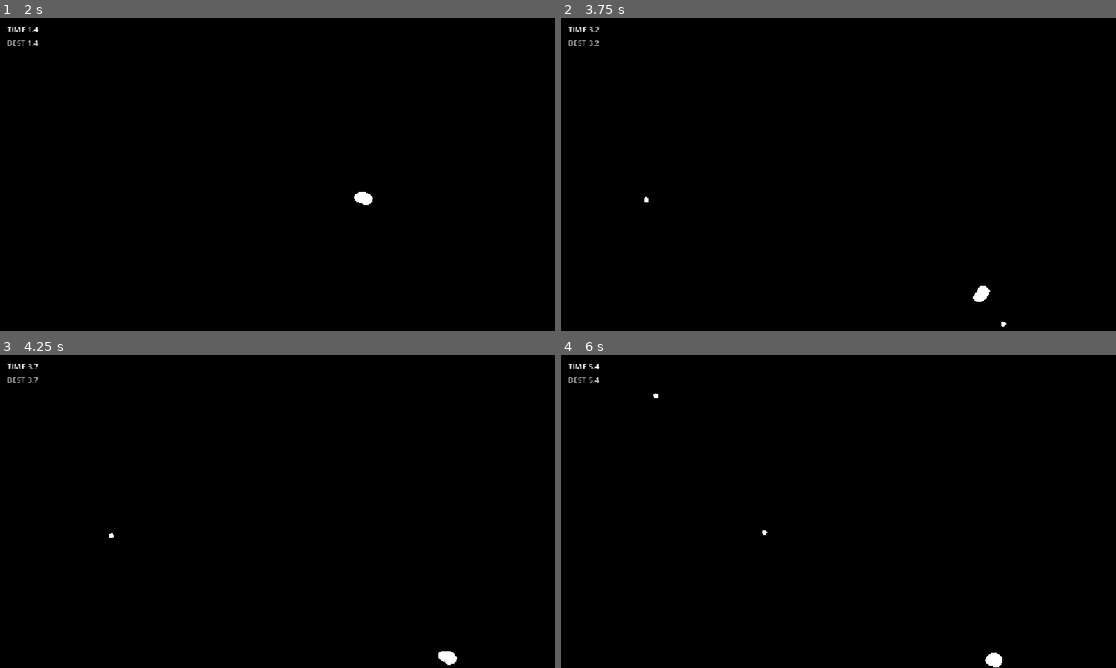
Above: before the commit, frames 1-4 (two rows, left to right).
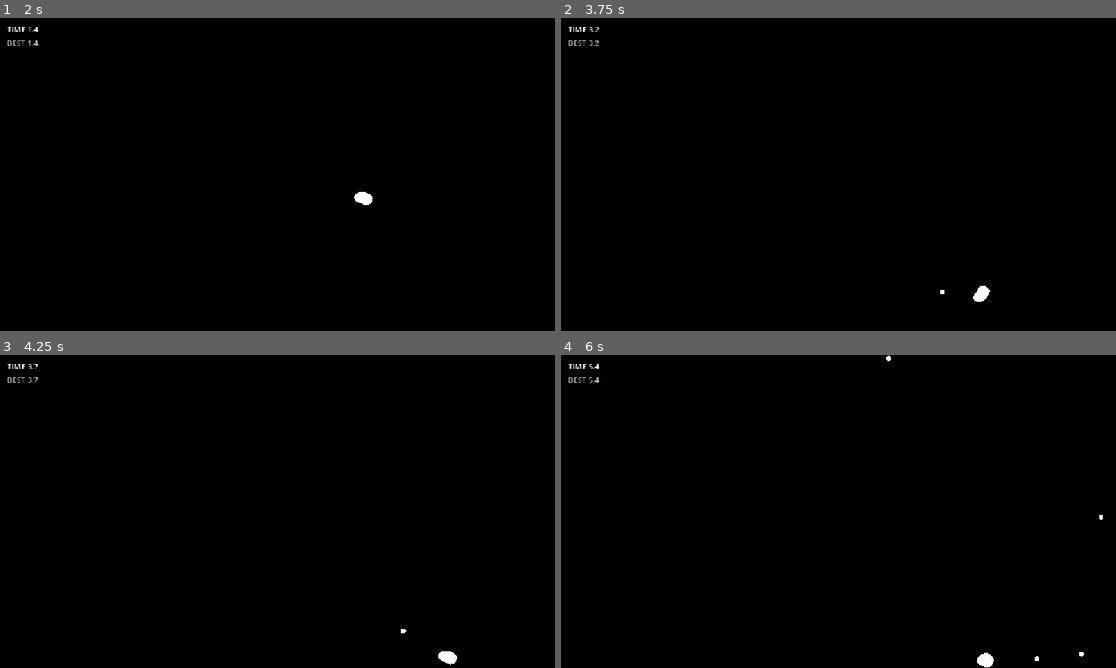
Above: after the commit, the same moments.

Repository: pupersosition/pluto-1
Game: Godot game, scene res://scenes/main.tscn
Two runs of this game, one before a commit and one after it. Both use one fixed random seed, a clock stepped at 60 frames per second and the inputs below.
Inputs:
- Up to frame 1 (2 s): click "START GAME" at 0.5 s; hold Right (move_right) from 1.28 s (still down); tap Space (activate_perk) at 1.35 s; tap Up (move_up) at 1.52 s
- Up to frame 2 (3.75 s): tap Space (activate_perk) at 2.1, 2.85, 3.6 s; tap Up (move_up) at 2.27 s; release Right (move_right) at 2.78 s; hold Left (move_left) 2.78-3.53 s; hold Right (move_right) from 3.53 s (still down)
- Up to frame 3 (4.25 s): keep holding Right (move_right); tap Up (move_up) at 3.77 s
- Up to frame 4 (6 s): tap Space (activate_perk) at 4.35, 5.1, 5.85 s; tap Up (move_up) at 4.52, 5.27 s; release Right (move_right) at 5.03 s; hold Left (move_left) 5.03-5.78 s; hold Right (move_right) from 5.78 s (still down)

Frame 1 is identical in both runs. In frame 2, less than 0.1% of the frame differs, in the area x 15-81%, y 57-99%; in frame 3, less than 0.1%; in frame 4, 0.2%, in the area x 16-98%, y 0-100%.

Commit message:
Spawn space warps during runs

Diff:
--- a/scenes/main.tscn
+++ b/scenes/main.tscn
@@ -60,6 +60,8 @@
 
 [node name="Powerups" type="Node2D" parent="."]
 
+[node name="Warps" type="Node2D" parent="."]
+
 [node name="PlayerBlob" parent="." instance=ExtResource("2_player_blob")]
 position = Vector2(576, 300)
 
@@ -70,6 +72,10 @@
 [node name="PowerupTimer" type="Timer" parent="."]
 one_shot = true
 wait_time = 12.0
+
+[node name="WarpTimer" type="Timer" parent="."]
+one_shot = true
+wait_time = 18.0
 
 [node name="HUD" parent="." instance=ExtResource("3_hud")]
 
--- a/scripts/main.gd
+++ b/scripts/main.gd
@@ -6,6 +6,7 @@
 const MASS_RELEASE_STAR_SCENE := preload("res://scenes/mass_release_star.tscn")
 const GRAVITY_REVERSER_SCENE := preload("res://scenes/gravity_reverser.tscn")
 const DEATH_SKULL_SCENE := preload("res://scenes/death_skull.tscn")
+const SPACE_WARP_SCENE := preload("res://scenes/space_warp.tscn")
 const ARENA_SIZE := Vector2(1152.0, 648.0)
 const SPAWN_MARGIN := 32.0
 const POWERUP_SPAWN_MARGIN := 70.0
@@ -14,6 +15,12 @@
 const MIN_SPAWN_WAIT := 0.28
 const SPAWN_RAMP_SECONDS := 75.0
 const POWERUP_SPAWN_WAIT := 12.0
+const WARP_SPAWN_WAIT_MIN := 18.0
+const WARP_SPAWN_WAIT_MAX := 35.0
+const WARP_WARNING_DURATION := 2.0
+const WARP_ACTIVE_DURATION_MIN := 7.0
+const WARP_ACTIVE_DURATION_MAX := 10.0
+const WARP_SPAWN_MARGIN := 120.0
 const MAX_POWERUPS_ON_SCREEN := 3
 const SMART_ENEMY_START_TIME := 10.0
 const SMART_ENEMY_MAX_CHANCE := 0.22
@@ -32,8 +39,10 @@
 @onready var player: Node2D = $PlayerBlob
 @onready var spawn_timer: Timer = $SpawnTimer
 @onready var powerup_timer: Timer = $PowerupTimer
+@onready var warp_timer: Timer = $WarpTimer
 @onready var dots_root: Node2D = $Dots
 @onready var powerups_root: Node2D = $Powerups
+@onready var warps_root: Node2D = $Warps
 @onready var shockwave_blast: Node2D = $BlastLayer/ShockwaveBlast
 @onready var mass_release_burst: Node2D = $BlastLayer/MassReleaseBurst
 @onready var gravity_flip_effect: Node2D = $BlastLayer/GravityFlipEffect
@@ -43,6 +52,7 @@
 var record_time := 0.0
 var is_playing := false
 var has_started := false
+var current_warp: Node2D
 var _last_gravity_reversed := false
 var _last_death_mode_active := false
 var rng := RandomNumberGenerator.new()
@@ -53,6 +63,7 @@
 	_load_record_time()
 	spawn_timer.timeout.connect(_on_spawn_timer_timeout)
 	powerup_timer.timeout.connect(_on_powerup_timer_timeout)
+	warp_timer.timeout.connect(_on_warp_timer_timeout)
 	hud.connect("start_game_requested", _on_start_game_requested)
 	_show_start_screen()
 
@@ -96,6 +107,55 @@
 
 	_spawn_powerup()
 	powerup_timer.start()
+
+
+func _on_warp_timer_timeout() -> void:
+	if not is_playing or current_warp != null:
+		return
+	_spawn_warp()
+
+
+func _schedule_next_warp() -> void:
+	warp_timer.stop()
+	warp_timer.wait_time = rng.randf_range(WARP_SPAWN_WAIT_MIN, WARP_SPAWN_WAIT_MAX)
+	warp_timer.start()
+
+
+func _spawn_warp() -> void:
+	var warp := SPACE_WARP_SCENE.instantiate() as Node2D
+	current_warp = warp
+	warp.global_position = _random_warp_position()
+	if warp.has_method("configure"):
+		warp.call("configure", WARP_WARNING_DURATION, rng.randf_range(WARP_ACTIVE_DURATION_MIN, WARP_ACTIVE_DURATION_MAX))
+	warp.connect("player_consumed", _on_warp_player_consumed)
+	warp.connect("closed", _on_warp_closed)
+	warps_root.add_child(warp)
+
+
+func _random_warp_position() -> Vector2:
+	return Vector2(
+		rng.randf_range(WARP_SPAWN_MARGIN, ARENA_SIZE.x - WARP_SPAWN_MARGIN),
+		rng.randf_range(WARP_SPAWN_MARGIN, ARENA_SIZE.y - WARP_SPAWN_MARGIN)
+	)
+
+
+func _on_warp_player_consumed() -> void:
+	if is_playing:
+		_game_over()
+
+
+func _on_warp_closed(warp: Node) -> void:
+	if current_warp == warp:
+		current_warp = null
+	if is_playing:
+		_schedule_next_warp()
+
+
+func _clear_warps() -> void:
+	warp_timer.stop()
+	current_warp = null
+	for warp in warps_root.get_children():
+		warp.queue_free()
 
 
 func _spawn_dot() -> void:
@@ -194,6 +254,7 @@
 	is_playing = false
 	spawn_timer.stop()
 	powerup_timer.stop()
+	_clear_warps()
 	hud.call("set_time_text", "TIME 0.0")
 	hud.call("set_record_text", "BEST %.1f" % record_time)
 	hud.call("set_annihilation_ready", false)
@@ -233,6 +294,7 @@
 	_save_record_time()
 	spawn_timer.stop()
 	powerup_timer.stop()
+	_clear_warps()
 	for dot in dots_root.get_children():
 		dot.queue_free()
 	for powerup in powerups_root.get_children():
@@ -387,6 +449,7 @@
 		dot.queue_free()
 	for powerup in powerups_root.get_children():
 		powerup.queue_free()
+	_clear_warps()
 
 	if player.has_method("reset_blob"):
 		player.call("reset_blob", PLAYER_START)
@@ -397,3 +460,4 @@
 	spawn_timer.start()
 	powerup_timer.wait_time = POWERUP_SPAWN_WAIT
 	powerup_timer.start()
+	_schedule_next_warp()
